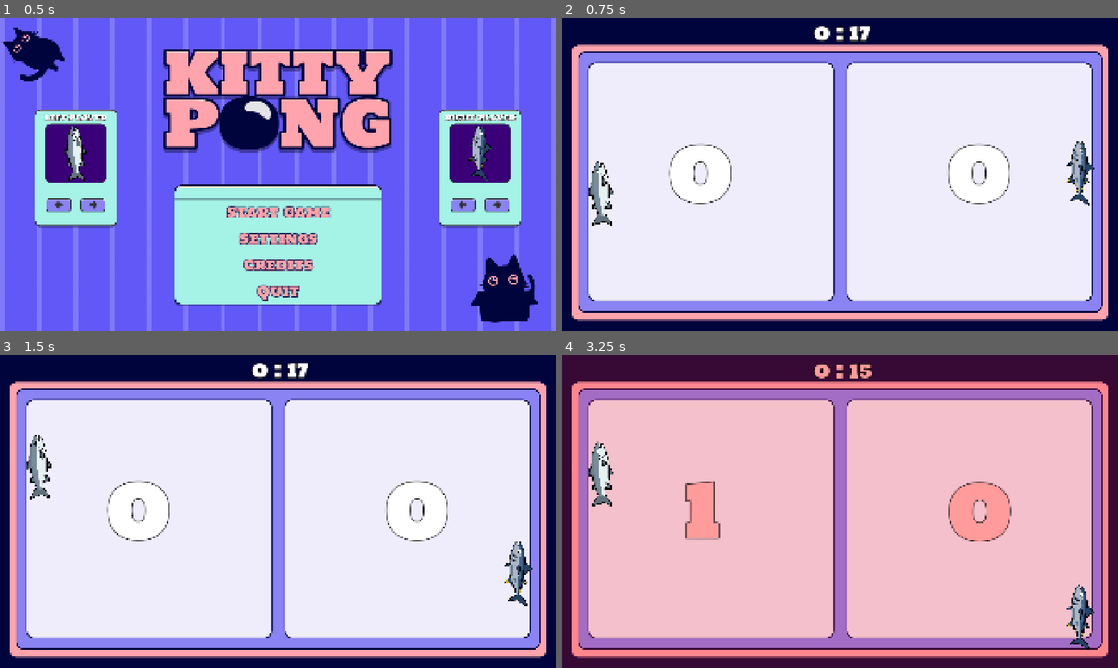
Above: before the commit, frames 1-4 (two rows, left to right).
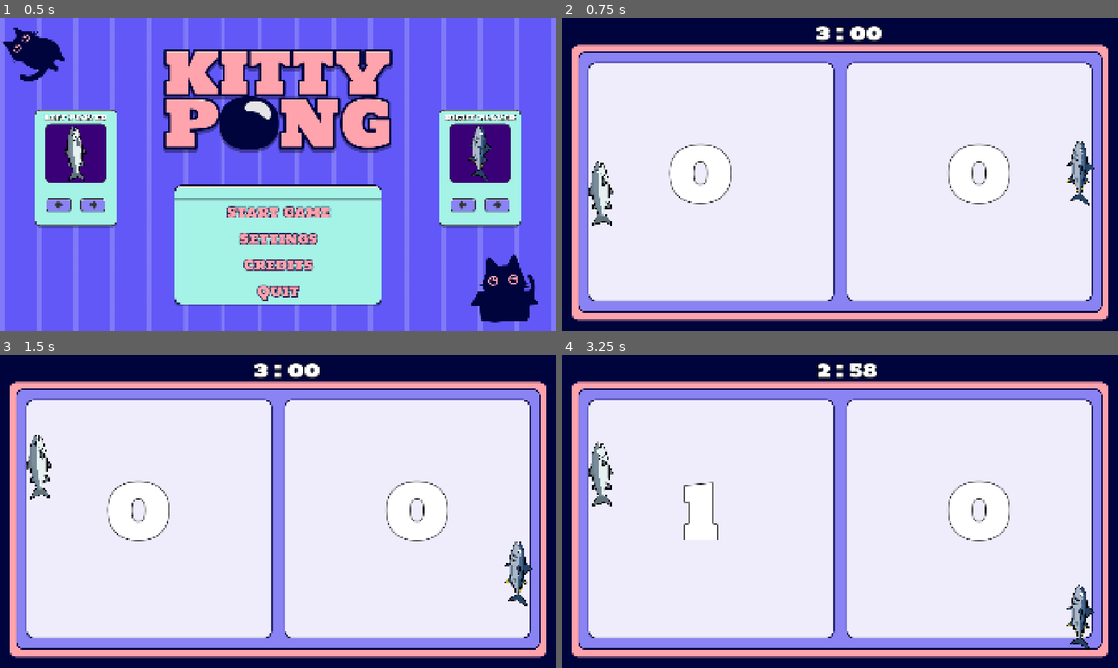
Above: after the commit, the same moments.

Repository: Jurinich/GDSG-WS-semester-project
Game: Godot game, scene res://scenes/main_menu.tscn
The game is run twice, just before and just after one commit, with the same random seed, the same clock (stepped at 60 frames per second) and the same inputs.
Inputs (mouse positions are in pixels of both pictures, inside the frame that each line leads up to):
- Up to frame 1 (0.5 s): no input
- Up to frame 2 (0.75 s): click "Start Game" at 0.5 s
- Up to frame 3 (1.5 s): tap Enter at 1.25 s; move the mouse to (400, 495) at 1.27 s; hold W (upP1) from 1.28 s (still down); hold Down (downP2) from 1.28 s (still down)
- Up to frame 4 (3.25 s): move the mouse to (728, 527) at 2.02 s; release W (upP1) at 2.03 s; release Down (downP2) at 2.03 s; hold S (downP1) 2.03-2.78 s; tap Up (upP2) at 2.1 s; move the mouse to (895, 442) at 2.77 s; hold W (upP1) from 2.78 s (still down); hold Down (downP2) from 2.78 s (still down)

Frame 1 is identical in both runs. In frame 2, 0.3% of the frame differs, in the area x 45-58%, y 2-8%; in frame 3, 0.3%; in frame 4, 99%, in the area x 0-100%, y 0-100%.

Commit message:
Set time back to 3 min

Diff:
--- a/gdsg-semester-project-w-2025-/scripts/game_controller.gd
+++ b/gdsg-semester-project-w-2025-/scripts/game_controller.gd
@@ -5,7 +5,7 @@
 @onready var time_colon_label: Label = $ForegroundUILayer/TimeContainer/TimeColon
 @onready var time_seconds_label: Label = $ForegroundUILayer/TimeContainer/TimeSeconds
 @onready var pause_menu: Control = $ForegroundUILayer/PauseMenu
-@export var game_duration: int = 17
+@export var game_duration: int = 180
 @export_range(1, 30, 1) var alarm_threshold: int = 15
 
 var cur_game_time: int
